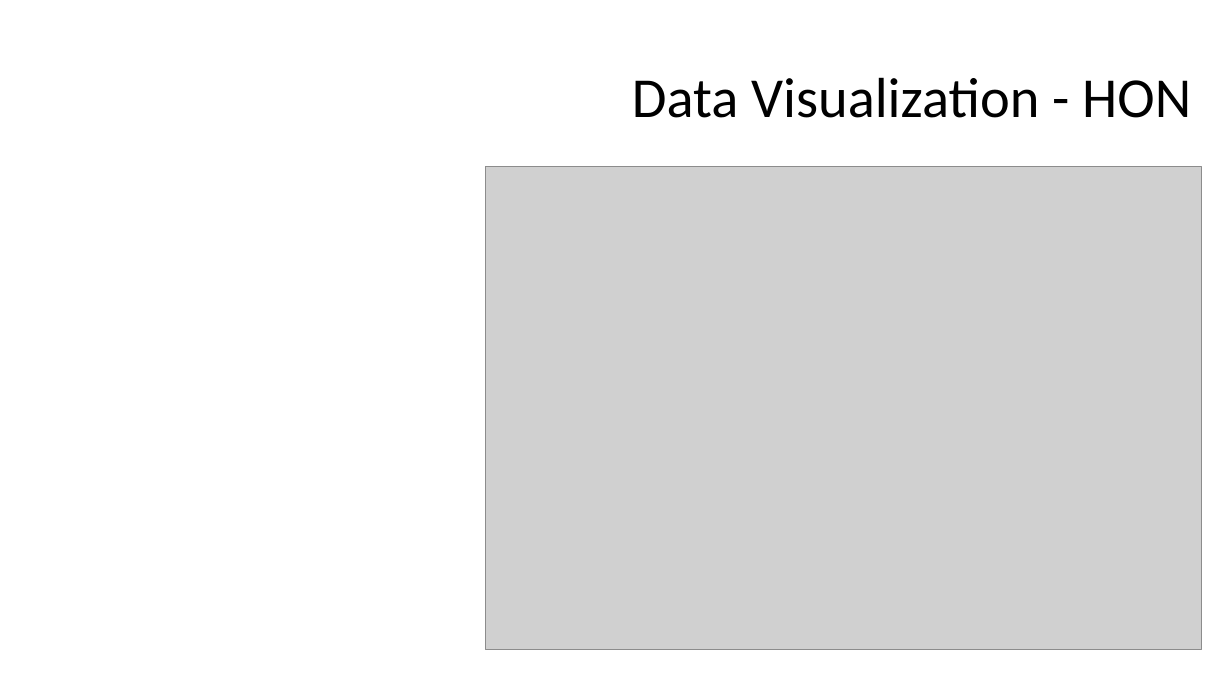
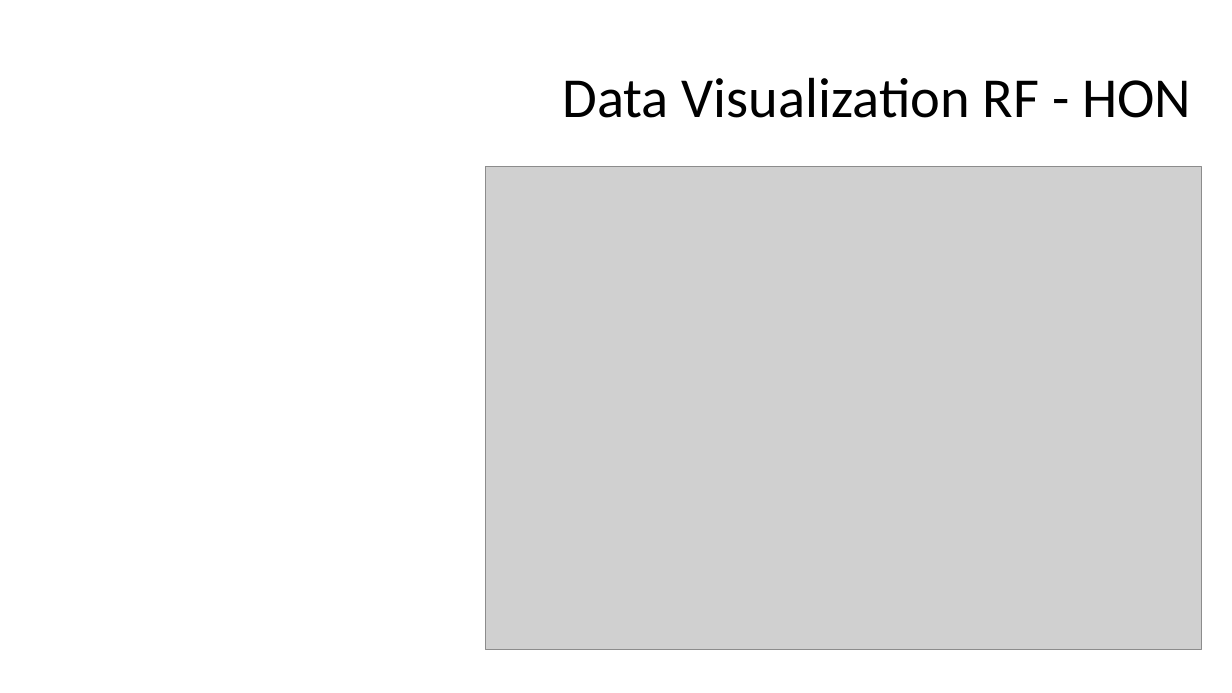
Before and after one commit to FSSoar/IlliniDatathon2019, a slide deck: slide 11 of Team 12 Datathon Presentation.pptx. Drawn at 1232x693 pixels with LibreOffice and Linux fonts; fonts in the diff are those of the drawing; grey boxes stand for pictures; background and template pictures are left out. Boxes give left, top, right and bottom in pixels: in the first picture for what was removed or moved away, otherwise in the second. Text is boxed around its words. In the diff, an @@ line names an element or a change of style, - is before the commit and + after.

```diff
--- a/Team 12 Datathon Presentation.pptx
+++ b/Team 12 Datathon Presentation.pptx
@@ title at (x1=562, y1=77, x2=1191, y2=118): text changed @@
-Data Visualization - HON
+Data Visualization RF - HON
```
Also in this commit, not shown: 3 other slides changed, 1 slide added, 1 other file.
